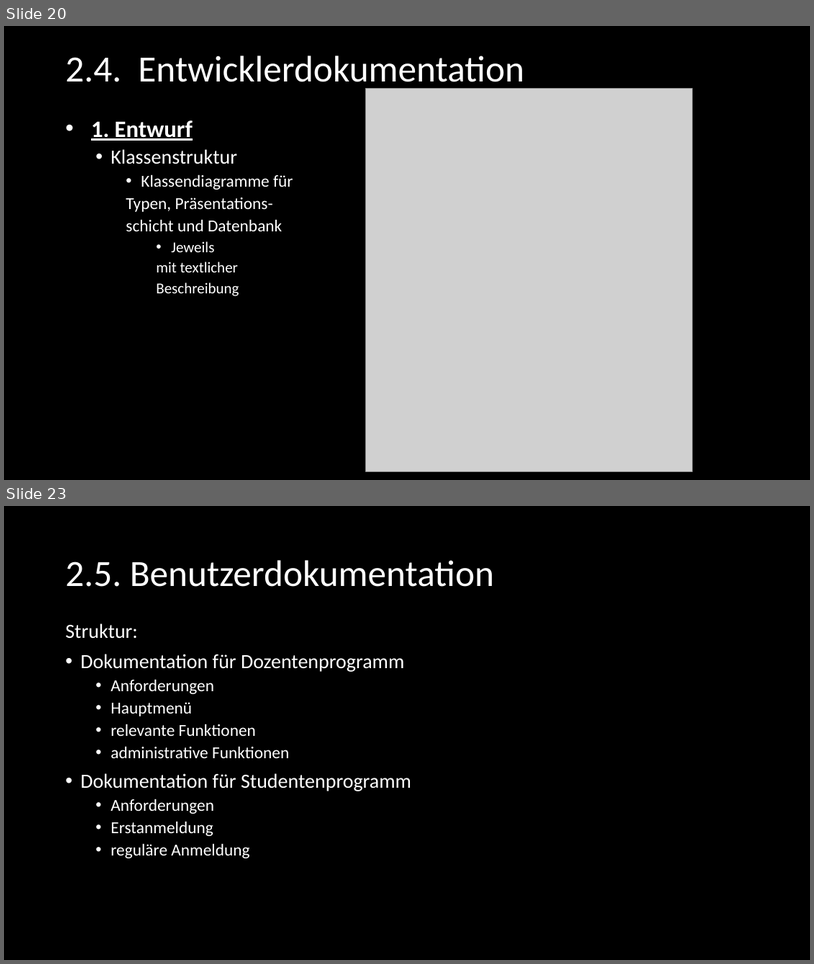
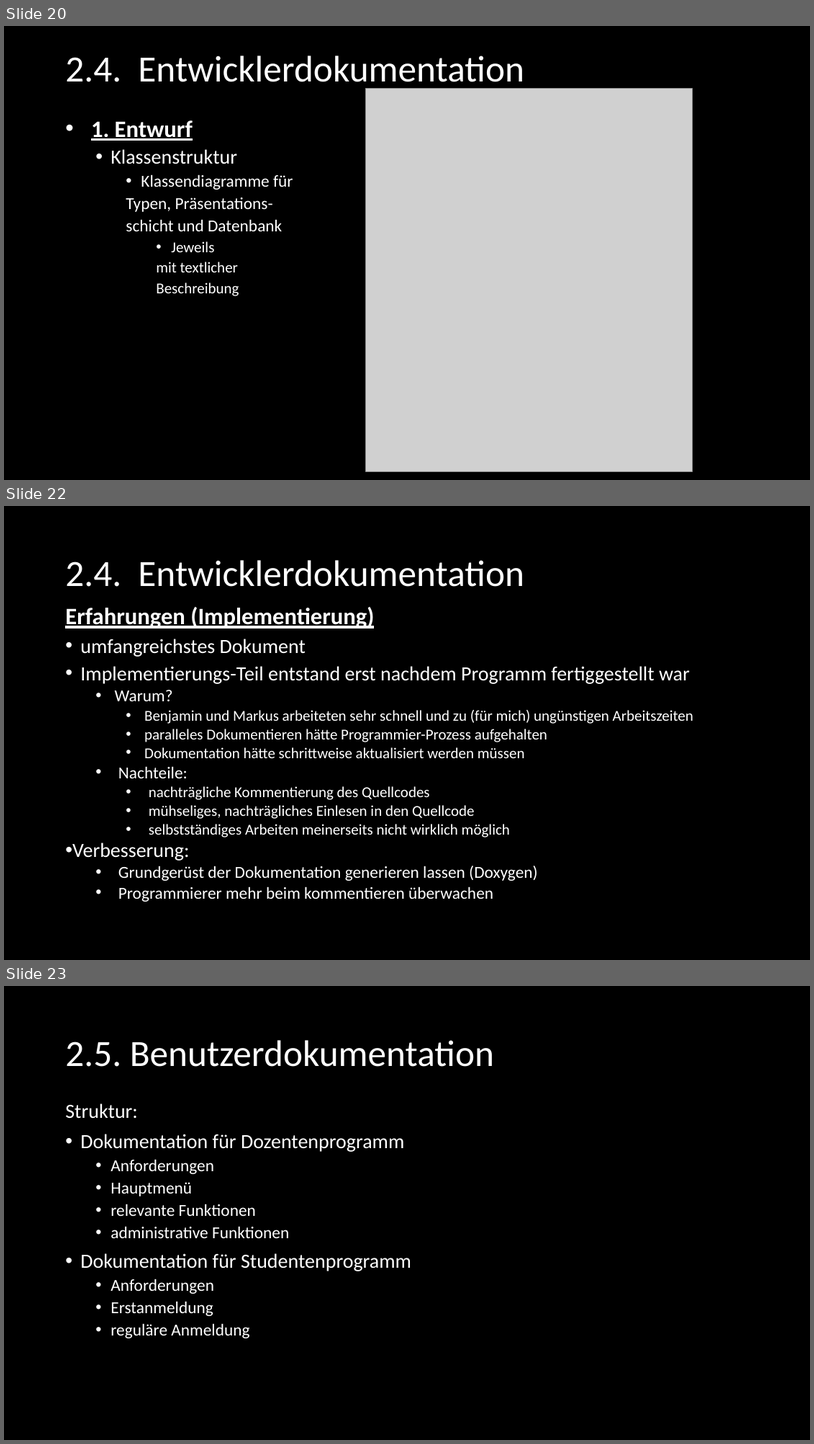
Before and after one commit to SE-Beleggruppe/Beleg_Planung, a slide deck: Präsentation/Felix - Dokumentation/SE_Dokumentation.pptx. Shown one above the other, each under a label of ours: slides 20 and 23 before the commit, slides 20, 22 and 23 after it; the slides between them are not shown. The pictures are 814x964 and 814x1444 pixels, drawn with LibreOffice and Linux fonts; fonts in the diff are those of the drawing; grey boxes stand for pictures. Boxes give left, top, right and bottom in pixels: in the first picture for what was removed or moved away, otherwise in the second. Text is boxed around its words. In the diff, an @@ line names an element or a change of style, - is before the commit and + after.

```diff
--- a/Präsentation/Felix - Dokumentation/SE_Dokumentation.pptx
+++ b/Präsentation/Felix - Dokumentation/SE_Dokumentation.pptx
@@ slide 22 added at bbox=[4, 506, 810, 960], background #000000 @@
@@ title added at bbox=[65, 560, 525, 587], 44 pt, text #FFFFFF @@
+2.4. Entwicklerdokumentation
@@ text added at bbox=[65, 607, 694, 901], 18 pt, text #FFFFFF @@
+Erfahrungen (Implementierung)
+• umfangreichstes Dokument
+• Implementierungs-Teil entstand erst nachdem Programm fertiggestellt war
+  • Warum?
+    • Benjamin und Markus arbeiteten sehr schnell und zu (für mich) ungünstigen Arbeitszeiten
+    • paralleles Dokumentieren hätte Programmier-Prozess aufgehalten
+    • Dokumentation hätte schrittweise aktualisiert werden müssen
+      • Nachteile:
+        • nachträgliche Kommentierung des Quellcodes
+        • mühseliges, nachträgliches Einlesen in den Quellcode
+        • selbstständiges Arbeiten meinerseits nicht wirklich möglich
+        • Verbesserung:
+            • Grundgerüst der Dokumentation generieren lassen (Doxygen)
+            • Programmierer mehr beim kommentieren überwachen
```
Also in this commit, not shown: 7 slides changed, 1 other slide added, 1 slide removed, 1 other file.
